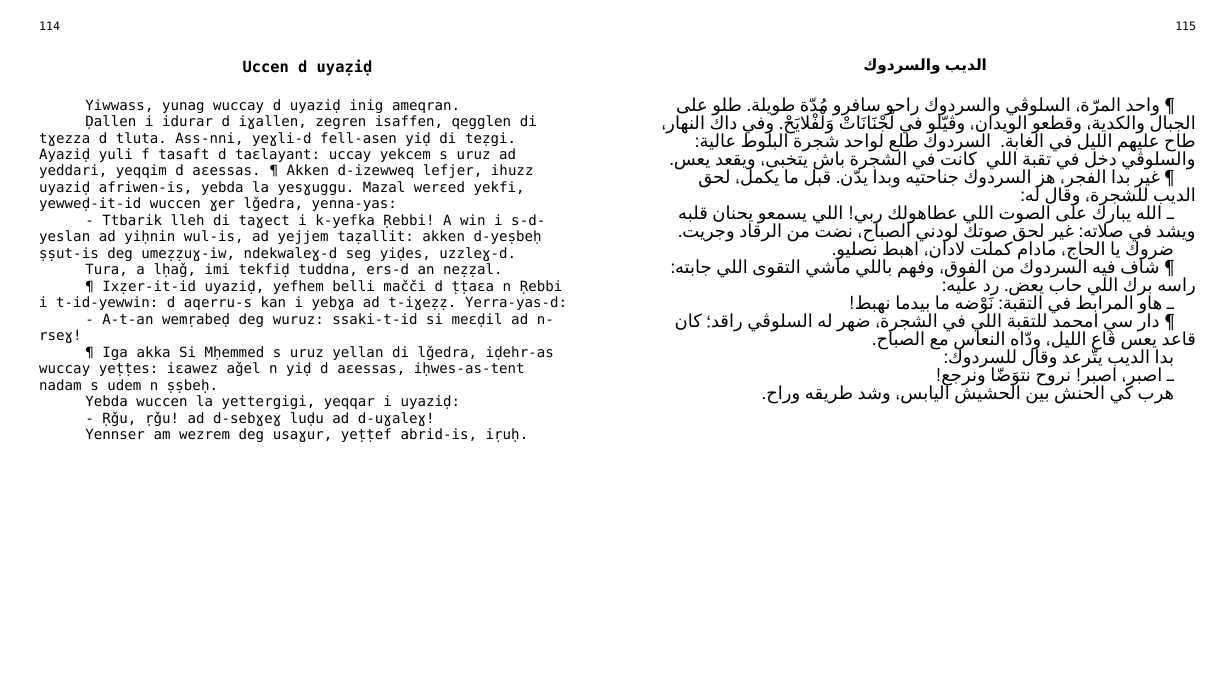
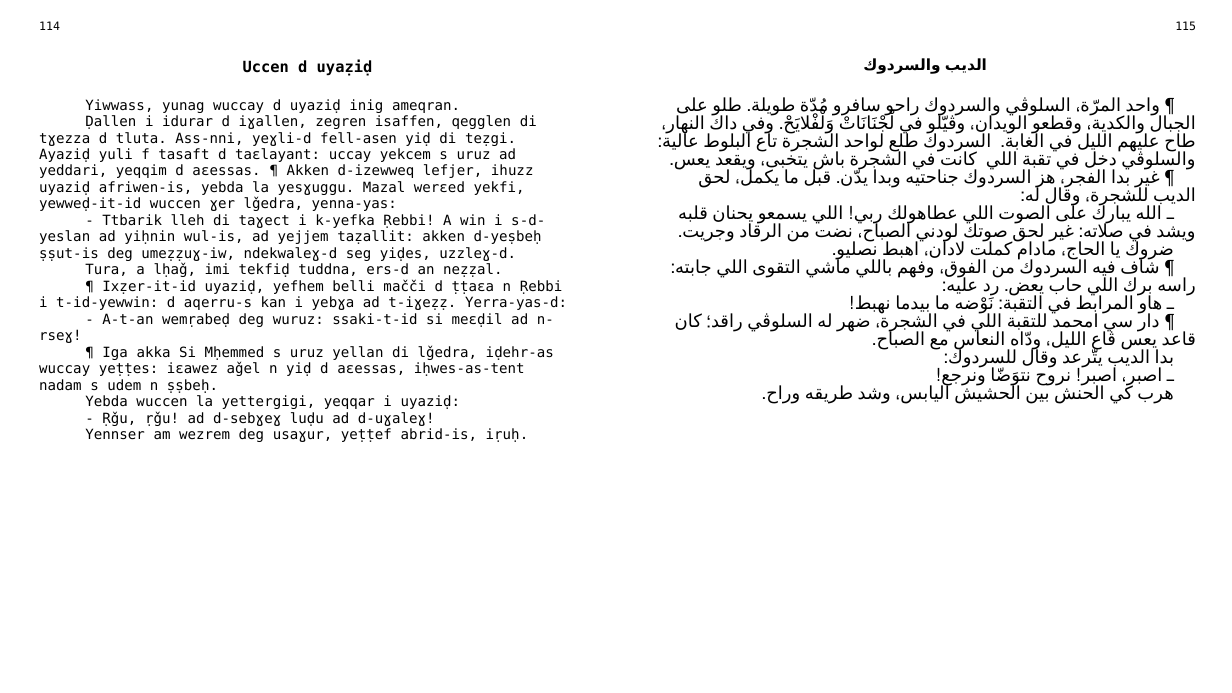
Before and after one commit to sferhah/tamacahut_n_wuccen, a slide deck: slide 53 of Uccen.ConsoleApp/uccen.arq.pptx. Drawn at 1232x693 pixels with LibreOffice and Linux fonts; fonts in the diff are those of the drawing. Boxes give left, top, right and bottom in pixels: in the first picture for what was removed or moved away, otherwise in the second. Text is boxed around its words. In the diff, an @@ line names an element or a change of style, - is before the commit and + after.

```diff
--- a/Uccen.ConsoleApp/uccen.arq.pptx
+++ b/Uccen.ConsoleApp/uccen.arq.pptx
@@ table at (30,15,1205,668) @@
-row 3, column 3: ¶ واحد المرّة، السلوڨي والسردوك راحو سافرو مُدّة طويلة. طلو على الجبال والكدية، وقطعو الويدان، وڨيّلو في لْجْنَانَاتْ وَلْفْلايَحْ. وفي داك النهار، طاح عليهم الليل في الغابة. السردوك طلع لواحد شجرة البلوط عالية: والسلوڨي دخل في تقبة اللي كانت في الشجرة باش يتخبى، ويقعد يعس. / ¶ غير بدا الفجر، هز السردوك جناحتيه وبدا يدّن. قبل ما يكمل، لحق الديب للشجرة، وقال له: / ـ الله يبارك على الصوت اللي عطاهولك ربي! اللي يسمعو يحنان قلبه ويشد في صلاته: غير لحق صوتك لودني الصباح، نضت من الرقاد وجريت. / ضروك يا الحاج، مادام كملت لادان، اهبط نصليو. / ¶ شاف فيه السردوك من الفوق، وفهم باللي ماشي التقوى اللي جابته: راسه برك اللي حاب يعض. رد عليه: / ـ هاو المرابط في التقبة: نَوْضه ما بيدما نهبط! / ¶ دار سي امحمد للتقبة اللي في الشجرة، ضهر له السلوڨي راقد؛ كان قاعد يعس ڨاع الليل، ودّاه النعاس مع الصباح. / بدا الديب يتّرعد وقال للسردوك: / ـ اصبر، اصبر! نروح نتوَضّا ونرجع! / هرب كي الحنش بين الحشيش اليابس، وشد طريقه وراح.
+row 3, column 3: ¶ واحد المرّة، السلوڨي والسردوك راحو سافرو مُدّة طويلة. طلو على الجبال والكدية، وقطعو الويدان، وڨيّلو في لْجْنَانَاتْ وَلْفْلايَحْ. وفي داك النهار، طاح عليهم الليل في الغابة. السردوك طلع لواحد الشجرة تاع البلوط عالية: والسلوڨي دخل في تقبة اللي كانت في الشجرة باش يتخبى، ويقعد يعس. / ¶ غير بدا الفجر، هز السردوك جناحتيه وبدا يدّن. قبل ما يكمل، لحق الديب للشجرة، وقال له: / ـ الله يبارك على الصوت اللي عطاهولك ربي! اللي يسمعو يحنان قلبه ويشد في صلاته: غير لحق صوتك لودني الصباح، نضت من الرقاد وجريت. / ضروك يا الحاج، مادام كملت لادان، اهبط نصليو. / ¶ شاف فيه السردوك من الفوق، وفهم باللي ماشي التقوى اللي جابته: راسه برك اللي حاب يعض. رد عليه: / ـ هاو المرابط في التقبة: نَوْضه ما بيدما نهبط! / ¶ دار سي امحمد للتقبة اللي في الشجرة، ضهر له السلوڨي راقد؛ كان قاعد يعس ڨاع الليل، ودّاه النعاس مع الصباح. / بدا الديب يتّرعد وقال للسردوك: / ـ اصبر، اصبر! نروح نتوَضّا ونرجع! / هرب كي الحنش بين الحشيش اليابس، وشد طريقه وراح.
```
Also in this commit, not shown: 1 other slide changed, 1 other file.
